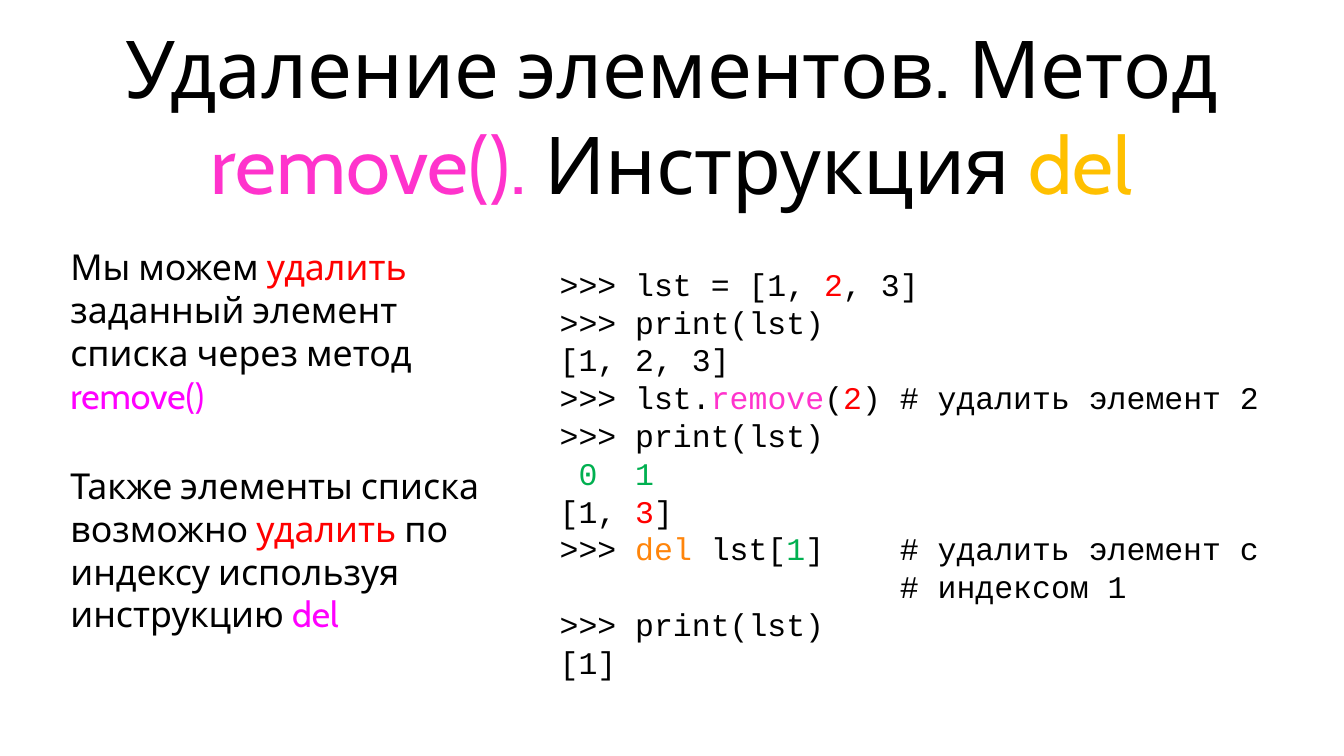
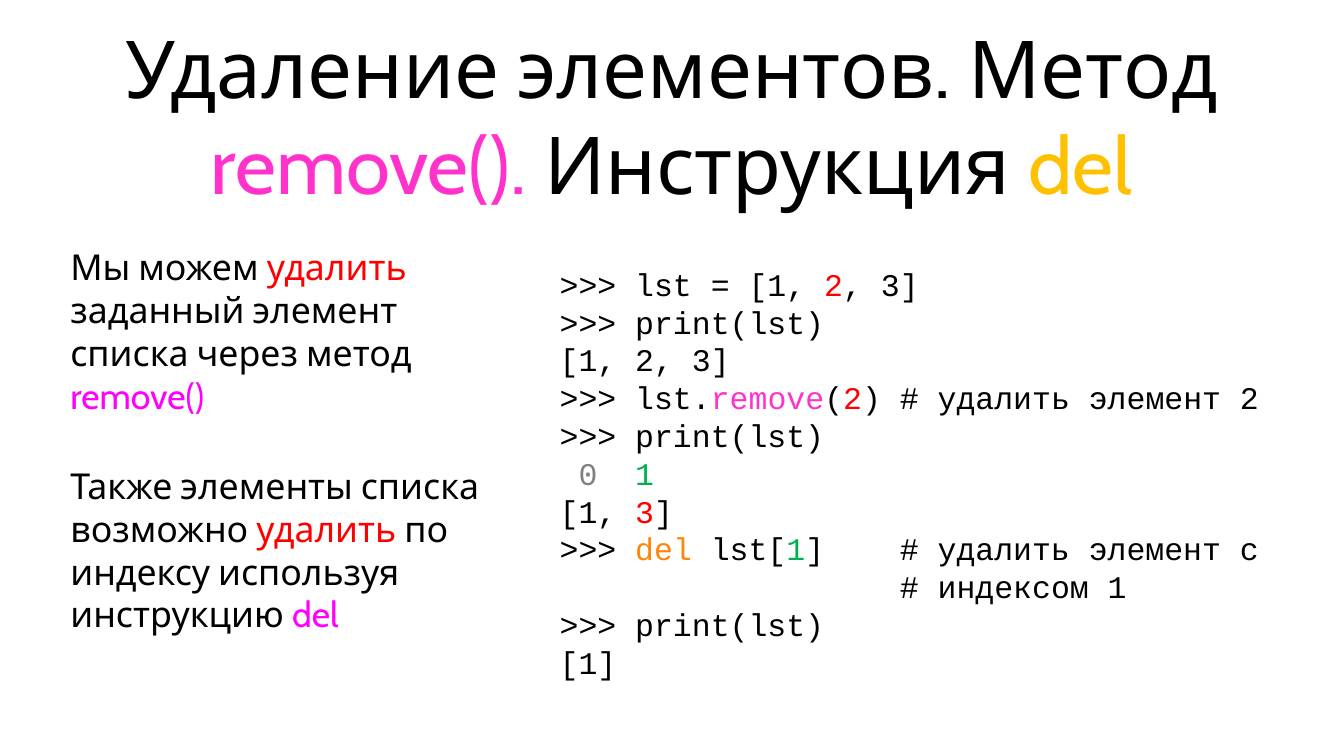
Before and after one commit to maxchv/LearnPython, a slide deck: slide 33 of week02/05.Lists.pptx. Drawn at 1344x756 pixels with LibreOffice and Linux fonts; fonts in the diff are those of the drawing. Boxes give left, top, right and bottom in pixels: in the first picture for what was removed or moved away, otherwise in the second. Text is boxed around its words. In the diff, an @@ line names an element or a change of style, - is before the commit and + after.

```diff
--- a/week02/05.Lists.pptx
+++ b/week02/05.Lists.pptx
@@ text at bbox=[579, 464, 654, 485]: text colour #00B050 to #808080 in "0" @@
```
Also in this commit, not shown: 6 other slides changed, 3 slides removed, 4 other files.
